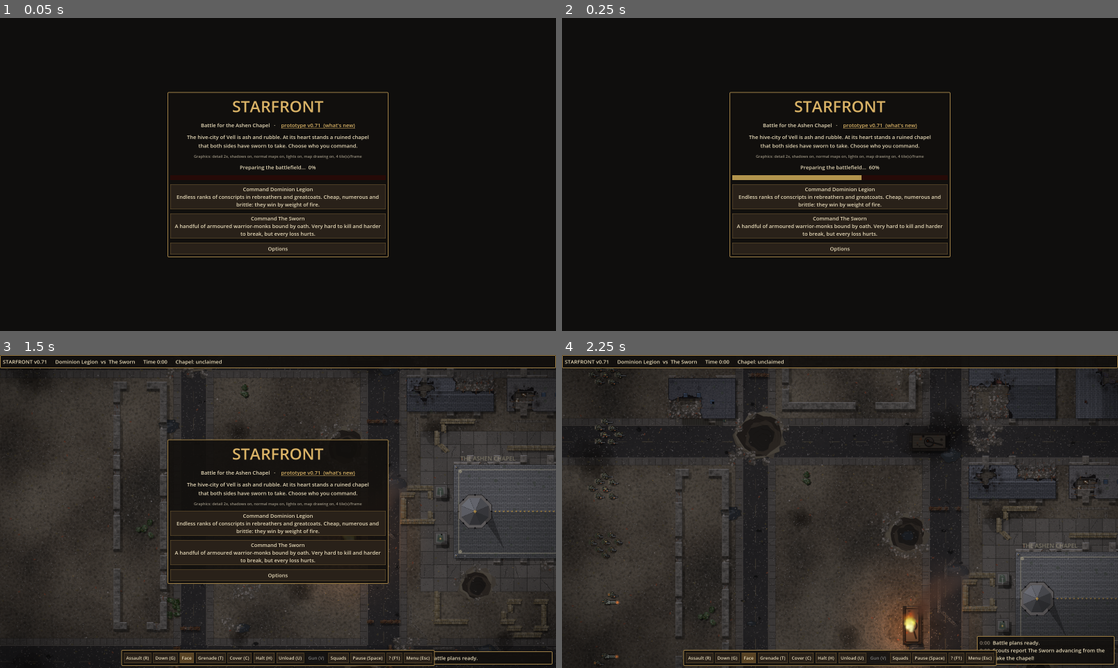
Above: before the commit, frames 1-4 (two rows, left to right).
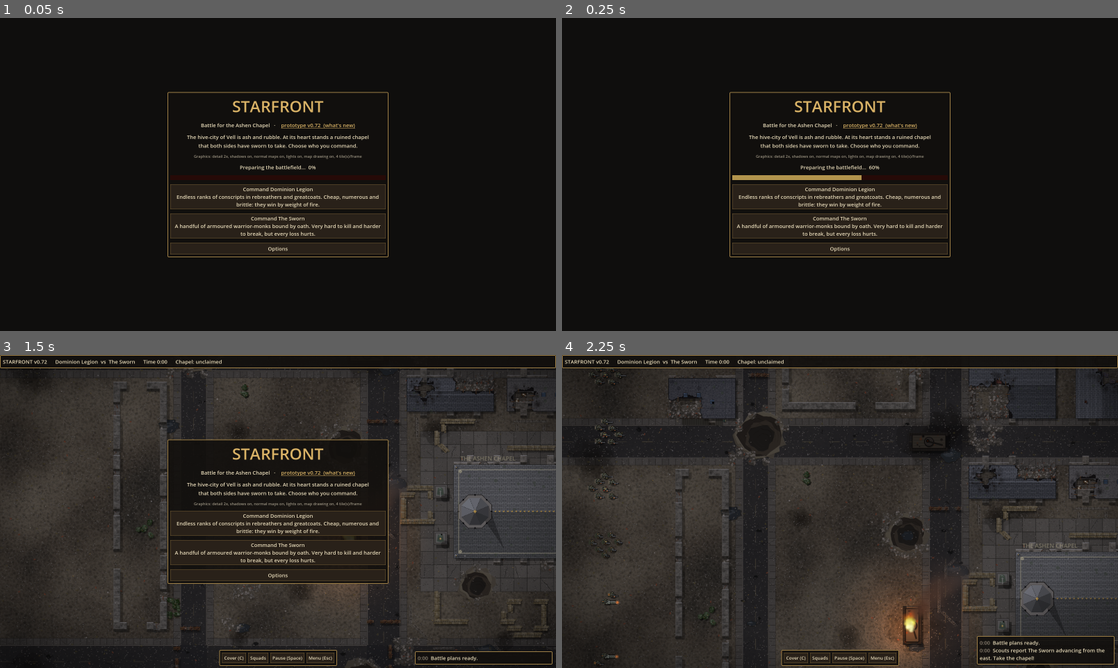
Above: after the commit, the same moments.

Repository: sirspoon/StarFront
Game: Godot game, scene res://scenes/main.tscn
Two runs of this game, one before a commit and one after it. Both use one fixed random seed, a clock stepped at 60 frames per second and the inputs below. Sound files missing from this copy of the repository are replaced by a short silence.
Inputs (mouse positions are in pixels of both pictures, inside the frame that each line leads up to):
- Up to frame 1 (0.05 s): no input
- Up to frame 2 (0.25 s): no input
- Up to frame 3 (1.5 s): click "Squads" at 0.5 s; click (189, 658) at 1.25 s, where only the run before the commit has a clickable "Face"
- Up to frame 4 (2.25 s): click "Command Dominion Legion Endle…" at 2 s

The runs differ from the first frame. In frame 1, less than 0.1% of the frame differs, in the area x 57-58%, y 33-35%; in frame 2, less than 0.1%; in frame 3, 1.0%; in frame 4, 1.3%, in the area x 8-79%, y 1-100%.

Commit message:
v0.72: context-sensitive command bar showing each choice's setting; help moved to the battle menu
Co-Authored-By: Claude Opus 5.5 <noreply@anthropic.com>
Claude-Session: https://claude.ai/code/session_01Q9zFWq6qGPKtGhTxhDqH85

Diff:
--- a/project.godot
+++ b/project.godot
@@ -7,7 +7,7 @@
 
 config/name="StarFront"
 config/description="Real-time squad tactics in a ruined gothic future."
-config/version="0.71"
+config/version="0.72"
 run/main_scene="res://scenes/main.tscn"
 config/features=PackedStringArray("4.3", "GL Compatibility")
 config/icon="res://icon.svg"
--- a/scripts/game_data.gd
+++ b/scripts/game_data.gd
@@ -2,7 +2,7 @@
 extends RefCounted
 ## Factions, soldier types and weapons. Balance tuning lives here.
 
-const VERSION := "0.71"
+const VERSION := "0.72"
 
 ## range in pixels (16 px = 1 map cell); cooldown = seconds between bursts;
 ## acc = base hit chance; ap = how much infantry armour it ignores; supp = suppression per shot;
--- a/scripts/hud.gd
+++ b/scripts/hud.gd
@@ -168,15 +168,23 @@
 	touch_bar = HBoxContainer.new()
 	touch_bar.add_theme_constant_override("separation", 6)
 	panel.add_child(touch_bar)
-	for spec in [["Assault", true], ["Down", true], ["Face", true], ["Grenade", true], ["Cover", true], ["Halt", false], ["Unload", false], ["Gun", false],
-			["Squads", true], ["Pause", true], ["?", false], ["Menu", false]]:
+	# orders for what's selected (only those that apply are shown), then a gap, then the
+	# buttons that are always there
+	for spec in [["Assault", true], ["Down", true], ["Gun", false], ["Grenade", true], ["Unload", false], ["Face", true], ["Halt", false],
+			["|", false], ["Cover", true], ["Squads", true], ["Pause", true], ["Menu", false]]:
+		if spec[0] == "|":
+			var gap := VSeparator.new()
+			gap.custom_minimum_size = Vector2(10, 0)
+			touch_bar.add_child(gap)
+			bar_gap = gap
+			continue
 		var b := Button.new()
-		var hints := {"Assault": "R", "Down": "G", "Halt": "H", "Unload": "U", "Gun": "V", "Grenade": "T", "Cover": "C", "Pause": "Space", "?": "F1", "Menu": "Esc"}
-		b.text = spec[0] if main.touch_mode or not hints.has(spec[0]) else "%s (%s)" % [spec[0], hints[spec[0]]]
+		b.text = _button_text(spec[0], false)
 		b.toggle_mode = spec[1]
 		b.focus_mode = Control.FOCUS_NONE
 		b.custom_minimum_size = Vector2(64, 44) if main.touch_mode else Vector2(0, 30)
 		b.add_theme_font_size_override("font_size", 16 if main.touch_mode else 13)
+		b.tooltip_text = TIPS.get(spec[0], "")
 		touch_bar.add_child(b)
 		touch_buttons[spec[0]] = b
 		var key: String = spec[0]
@@ -185,6 +193,84 @@
 		else:
 			b.pressed.connect(func(): main.touch_button(key, true))
 	touch_buttons["Squads"].set_pressed_no_signal(true)
+	bar_panel = panel
+	_context_buttons()
+
+
+var bar_panel: PanelContainer
+var bar_gap: Control
+const HINTS := {"Assault": "R", "Down": "G", "Halt": "H", "Unload": "U", "Gun": "V", "Grenade": "T", "Cover": "C", "Pause": "Space", "Menu": "Esc"}
+const TIPS := {"Assault": "Pace: walking, or running (faster, and they charge into close combat, but fire less and are easier to hit)",
+		"Down": "Stance: standing, or down flat (much harder to hit; they crawl when they move)",
+		"Gun": "Switch the selected tank's main gun setting", "Grenade": "Then tap a spot: frags at men, tank-breakers at armour, smoke on open ground; carriers fire a launcher salvo",
+		"Unload": "Passengers get out", "Face": "Then drag: which way the squad faces", "Halt": "Stop and forget orders",
+		"Cover": "Show where the cover is", "Squads": "Show the squad list", "Pause": "Pause (orders still work)", "Menu": "Restart, options, controls"}
+
+
+## A button's words: what it's set to now where it's a choice ("Pace: Run"), plus the key on a PC.
+func _button_text(key: String, on: bool, extra := "") -> String:
+	var t: String = key
+	match key:
+		"Assault":
+			t = "Pace: Run" if on else "Pace: Walk"
+		"Down":
+			t = "Stance: Down" if on else "Stance: Up"
+		"Gun":
+			t = "Gun: " + extra if extra != "" else "Gun"
+	if not main.touch_mode and HINTS.has(key):
+		t += " (%s)" % HINTS[key]
+	return t
+
+
+## Show only the orders that apply to the selected squads (any of them), with words that
+## say what they're set to. Modes left on for something no longer selected are switched off.
+func _context_buttons() -> void:
+	if touch_buttons.is_empty():
+		return
+	var inf := false
+	var any := false
+	var grenades := false
+	var unload := false
+	var mode := ""
+	for sq in main.squads:
+		if sq.team != main.player_team or not sq.selected:
+			continue
+		var v = sq.vehicle()
+		if v != null:
+			if not v.is_alive():
+				continue
+			any = true
+			if v.gun_mode() != "" and mode == "":
+				mode = v.gun_mode()
+			if v.launcher and (int(v.launch_ammo.he) > 0 or int(v.launch_ammo.smoke) > 0):
+				grenades = true
+			if v.passengers.size() > 0:
+				unload = true
+		elif not sq.alive().is_empty() or sq.carrier() != null:
+			any = true
+			inf = true
+			if sq.carrier() != null:
+				unload = true
+			for k in ["he", "ap", "smoke"]:
+				if sq.grenade_count(k) > 0:
+					grenades = true
+	var show := {"Assault": inf, "Down": inf, "Gun": mode != "", "Grenade": grenades, "Unload": unload,
+			"Face": any, "Halt": any}
+	var changed := false
+	for k in show:
+		var b: Button = touch_buttons[k]
+		if b.visible != show[k]:
+			b.visible = show[k]
+			changed = true
+			if not show[k] and b.toggle_mode and b.button_pressed and k in ["Grenade", "Face"]:
+				b.button_pressed = false  # (switches the mode off too)
+		b.text = _button_text(k, b.button_pressed, mode)
+	bar_gap.visible = any
+	if changed:
+		bar_panel.reset_size()
+	var ms := bar_panel.get_combined_minimum_size()
+	bar_panel.size = ms
+	bar_panel.position = Vector2((root.size.x - ms.x) * 0.5, root.size.y - ms.y - 6.0)
 
 
 ## Keeps the toggle buttons in step when the game changes a mode itself.
@@ -193,19 +279,8 @@
 		touch_buttons[key].set_pressed_no_signal(on)
 
 
-## The Gun button says the selected tank's setting, and is greyed out without one.
 func _gun_buttons() -> void:
-	if not touch_buttons.has("Gun"):
-		return
-	var mode := ""
-	for sq in main.squads:
-		var v = sq.vehicle()
-		if sq.team == main.player_team and sq.selected and v != null and v.is_alive() and mode == "" and v.gun_mode() != "":
-			mode = v.gun_mode()
-	var g: Button = touch_buttons["Gun"]
-	g.text = ("Gun: %s" % mode if mode != "" else "Gun") + ("" if main.touch_mode else " (V)")
-	g.disabled = mode == ""
-	g.tooltip_text = "Switch the selected tank's main gun setting"
+	_context_buttons()
 
 
 ## Keep the card's bottom edge just above the command bar as its contents change.
@@ -442,6 +517,9 @@
 	_menu_button(v, "Restart this battle", func(): main.restart(true))
 	_menu_button(v, "New battle", func(): main.restart(false))
 	_menu_button(v, "Options", show_options)
+	_menu_button(v, "Controls (F1)", func():
+		toggle_battle_menu()
+		toggle_help())
 
 
 ## Graphics and sound options, kept on the device. Applying them prepares the battlefield
--- a/scripts/whats_new.gd
+++ b/scripts/whats_new.gd
@@ -5,6 +5,7 @@
 ## When a whole version is reached (1.0, 2.0 ...), start a new heading for it.
 
 const TEXT := """PROTOTYPE (before 1.0)
+- Tidier command bar: only the orders for what's selected, showing what each is set to
 - Squads put their best guns (heavy weapons, machine guns) at the windows and best firing spots; Pick removed
 - Vehicles crash through barricades, crates and sandbags; carriers fire HE or smoke salvos (Grenade button); visible battle damage
 - Unit cards: select a squad to see its men, armour, pace, health, morale, weapons and their range, close combat, grenades, specials and attack strengths (hover or tap for details)
Not shown, changed: CHANGELOG.md
